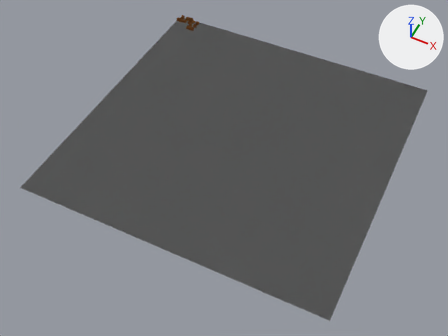
The Blender file StickWars/Assets/Models/Sandbox/Map_100_100_5.blend, before and after one commit.
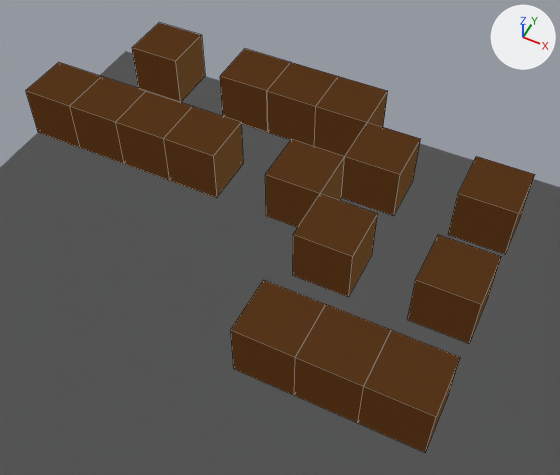
Old and new are each drawn whole from a camera (50 mm lens) standing at (301.0, -657.0, 728.0) and looking at (-3.0, -48.0, -34.0) and again close up from a camera (50 mm lens) standing at (-203.0, 193.0, 50.0) and looking at (-223.0, 234.0, 0.0). The lights are fixed; the arrows at upper right show +X, +Y and +Z. The close-ups show mesh edges as thin lines.

The scene before the commit, as lines of its bpy script (objects in view):
```python
me_plane = bpy.data.meshes.new('Plane')
me_plane.from_pydata(...)  # 264 vertices, 198 faces; spans x -250.0..250.0, y -250.0..250.0, z 0.0..5.0
# faces by material slot: [192, 6]
me_plane.materials.append(mat_material)  # orange #e7a461
me_plane.materials.append(mat_material_001)  # white #e7e7e7
ob_plane = bpy.data.objects.new('Plane', me_plane)
ob_plane.location = (0.0, 0.0, 0.0)
```
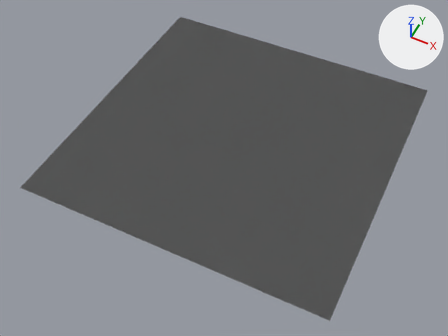
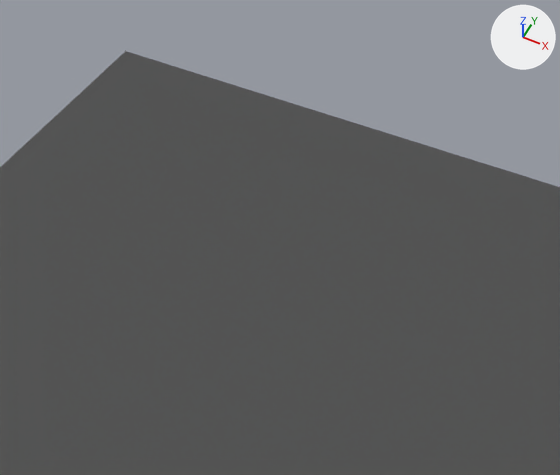
What changed in the scene script:
```text
Change me_plane:
    used by ob_plane; location = (0.0, 0.0, 0.0)
    remove me_plane.from_pydata(...)  # 264 vertices, 198 faces; spans x -250.0..250.0, y -250.0..250.0, z 0.0..5.0
    remove me_plane.materials.append(mat_material)  # orange #e7a461
    add me_plane.from_pydata(...)  # 8 vertices, 6 faces; spans x -250.0..250.0, y -250.0..250.0, z 0.0
    me_plane part 1: 32 loose pieces with 256 vertices, spanning x -250.0..-205.0, y 220.0..250.0, z 0.0..5.0, are deleted
```

Where the change shows, as pixel boxes [x1, y1, x2, y2] in the close-ups (560 x 475 px):
'Plane', reshaped: before [0, 23, 560, 475]; after [0, 51, 560, 475]
part 1 of me_plane, deleted: before [26, 23, 535, 452]
